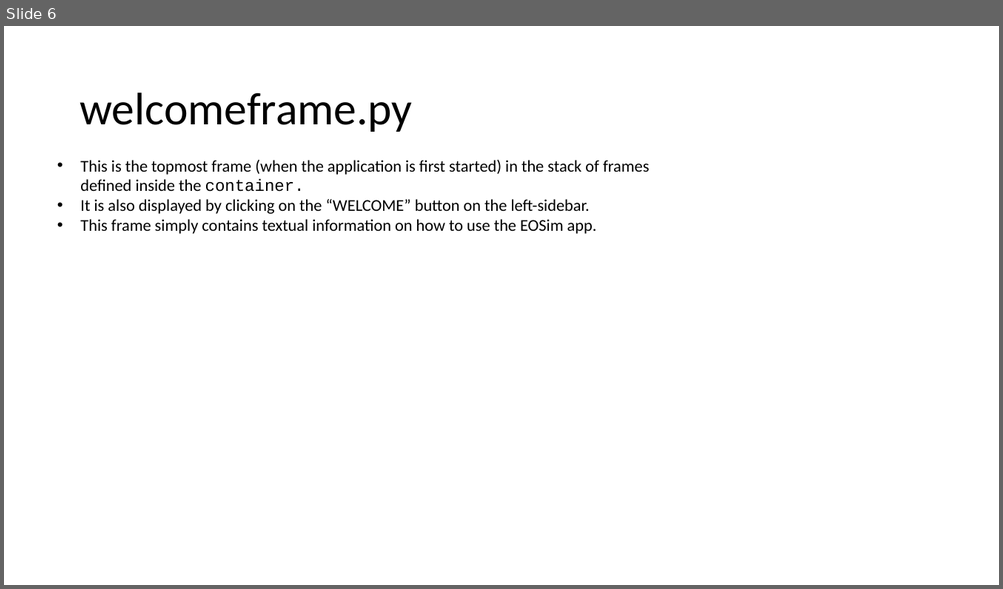
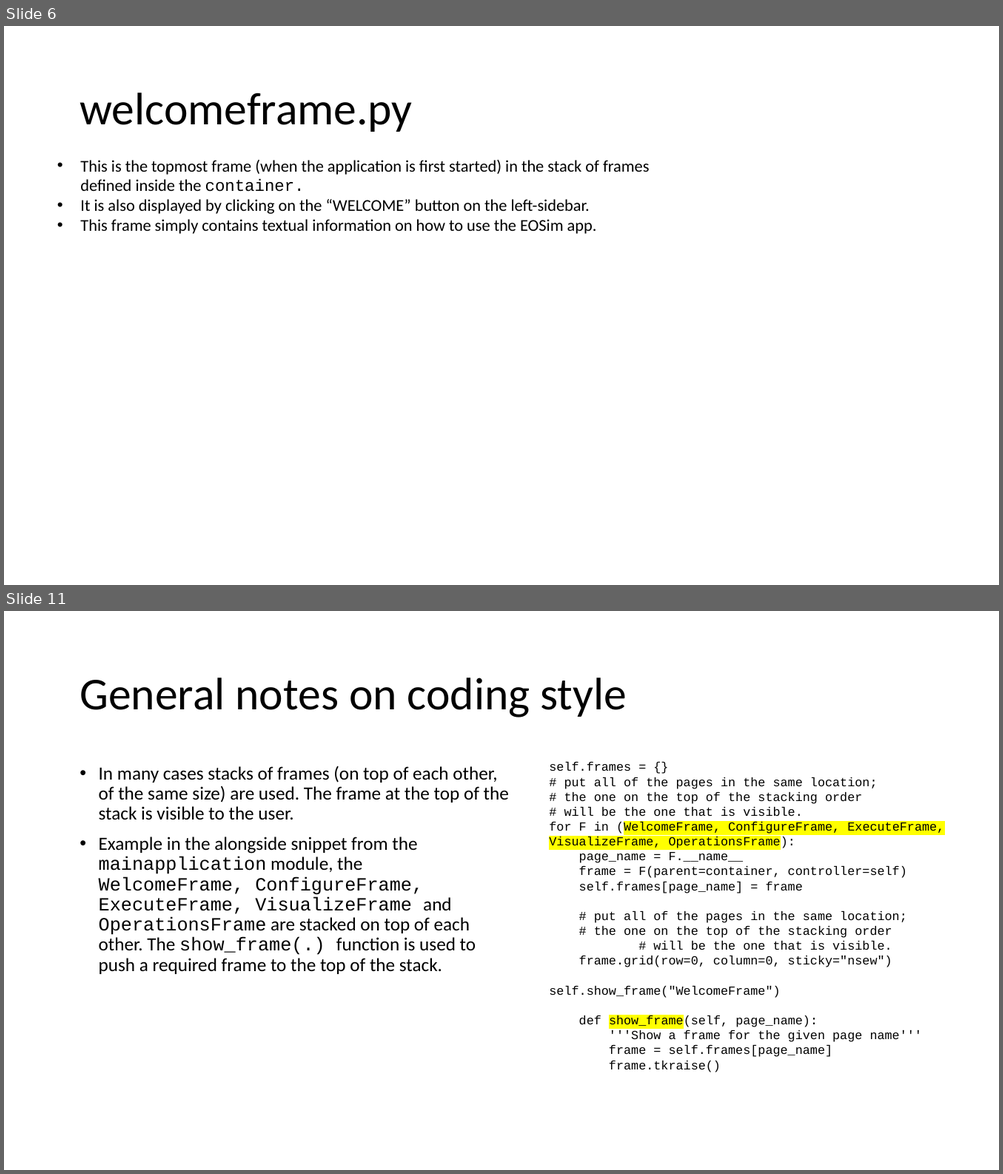
Before and after one commit to EarthObservationSimulator/eosim-gui, a slide deck: docs/codebase_description.pptx. Shown one above the other, each under a label of ours: slide 6 before the commit, slides 6 and 11 after it; the slides between them are not shown. The pictures are 1003x589 and 1003x1174 pixels, drawn with LibreOffice and Linux fonts; fonts in the diff are those of the drawing. Boxes give left, top, right and bottom in pixels: in the first picture for what was removed or moved away, otherwise in the second. Text is boxed around its words. In the diff, an @@ line names an element or a change of style, - is before the commit and + after.

Commit message:
revisions to configure (mission resources)

```diff
--- a/docs/codebase_description.pptx
+++ b/docs/codebase_description.pptx
@@ slide 11 added at (4,611,999,1170), background #FFFFFF @@
@@ title added at (79,678,626,718), 44 pt, text #000000 @@
+General notes on coding style
@@ text added at (99,766,509,974), 18 pt, text #000000 @@
+• In many cases stacks of frames (on top of each other, of the same size) are used. The frame at the top of the stack is visible to the user.
+• Example in the alongside snippet from the mainapplication module, the WelcomeFrame, ConfigureFrame, ExecuteFrame, VisualizeFrame and OperationsFrame are stacked on top of each other. The show_frame(.) function is used to push a required frame to the top of the stack.
@@ text added at (549,762,944,1073), 12 pt, text #000000 @@
+self.frames = {}
+# put all of the pages in the same location;
+# the one on the top of the stacking order
+# will be the one that is visible.
+for F in (WelcomeFrame, ConfigureFrame, ExecuteFrame, VisualizeFrame, OperationsFrame):
+page_name = F.__name__
+frame = F(parent=container, controller=self)
+self.frames[page_name] = frame
+# put all of the pages in the same location;
+# the one on the top of the stacking order
+# will be the one that is visible.
+frame.grid(row=0, column=0, sticky="nsew")
+self.show_frame("WelcomeFrame")
+def show_frame(self, page_name):
+'''Show a frame for the given page name'''
+frame = self.frames[page_name]
+frame.tkraise()
```
Also in this commit, not shown: 4 other slides added, 1 slide removed, 9 other files.
